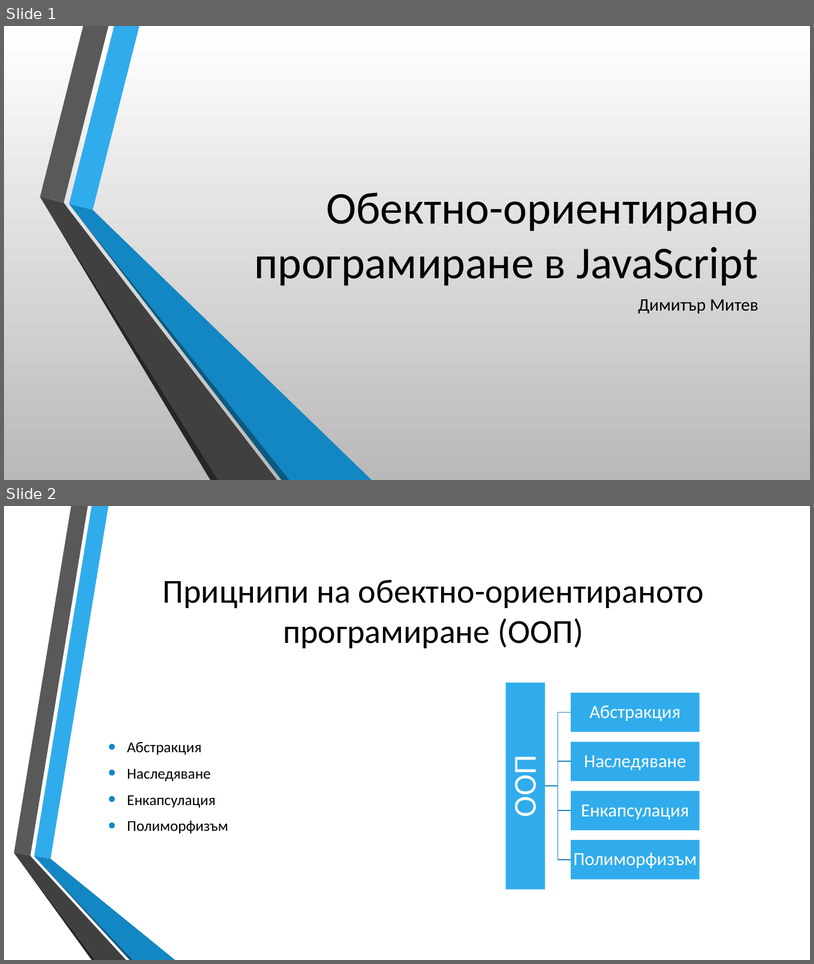
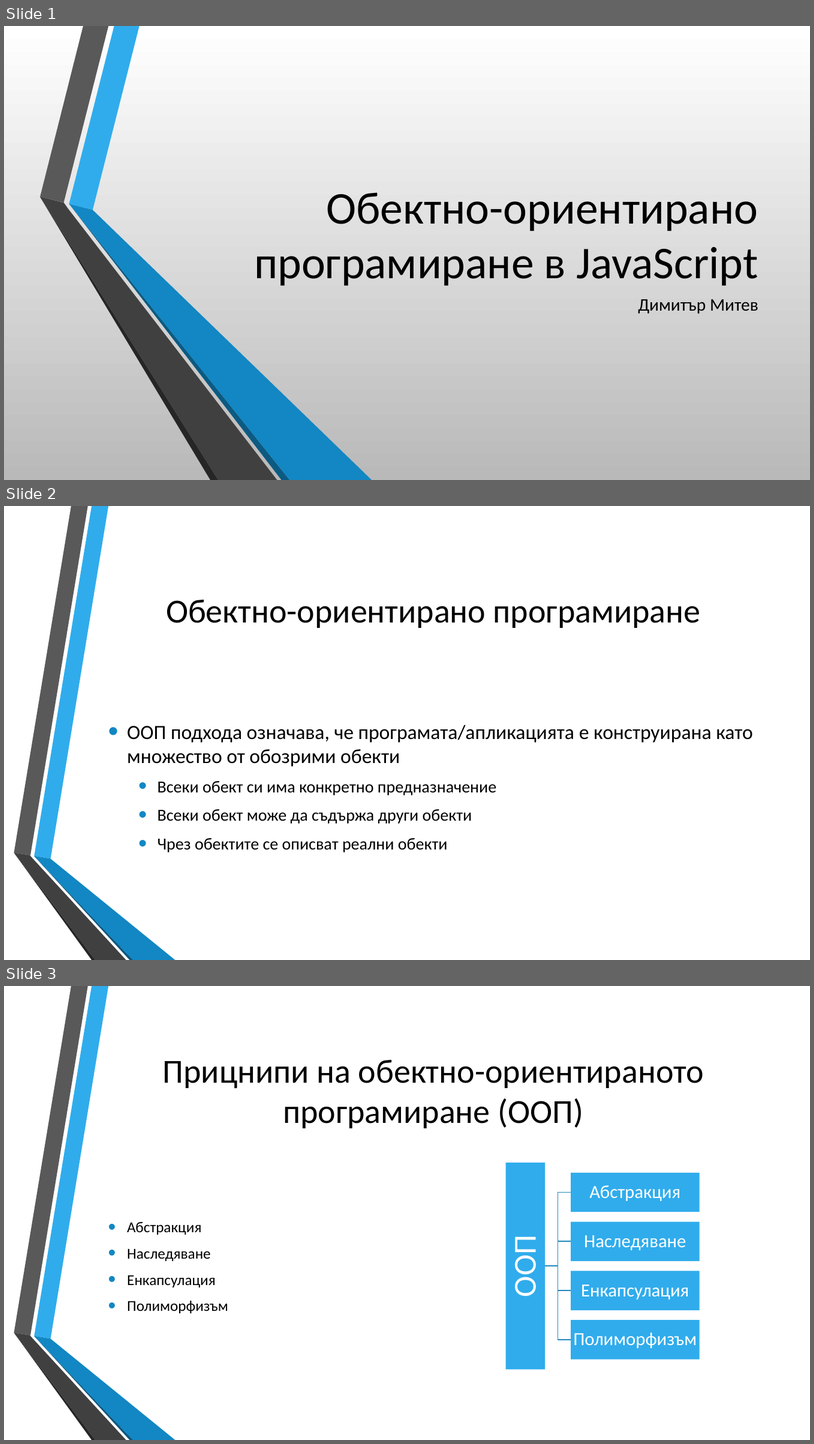
Before and after one commit to dnmitev/IT-Academy, a slide deck: JS Fundamentals/8.OOP/JS-OOP.pptx. Shown one above the other, each under a label of ours: slides 1 and 2 before the commit, slides 1, 2 and 3 after it. The pictures are 814x964 and 814x1444 pixels, drawn with LibreOffice and Linux fonts; fonts in the diff are those of the drawing; background and template pictures are left out. Boxes give left, top, right and bottom in pixels: in the first picture for what was removed or moved away, otherwise in the second. Text is boxed around its words. In the diff, an @@ line names an element or a change of style, - is before the commit and + after.

```diff
--- a/JS Fundamentals/8.OOP/JS-OOP.pptx
+++ b/JS Fundamentals/8.OOP/JS-OOP.pptx
@@ slide 2 added at (4, 506, 810, 960), background picture (left out); not listed: 6 template elements that a slide beside it also shows @@
@@ title added at (166, 600, 701, 628), 40 pt, text #000000 @@
+Обектно-ориентирано програмиране
@@ text added at (127, 724, 753, 852), 20 pt, text #000000 @@
+• ООП подхода означава, че програмата/апликацията e конструирана като множество от обозрими обекти
+  • Всеки обект си има конкретно предназначение
+  • Всеки обект може да съдържа други обекти
+  • Чрез обектите се описват реални обекти
@@ what was slide 2 is now slide 3 @@
```
Also in this commit, not shown: 1 slide changed, 18 other slides added, 2 slides removed, 7 other files.
